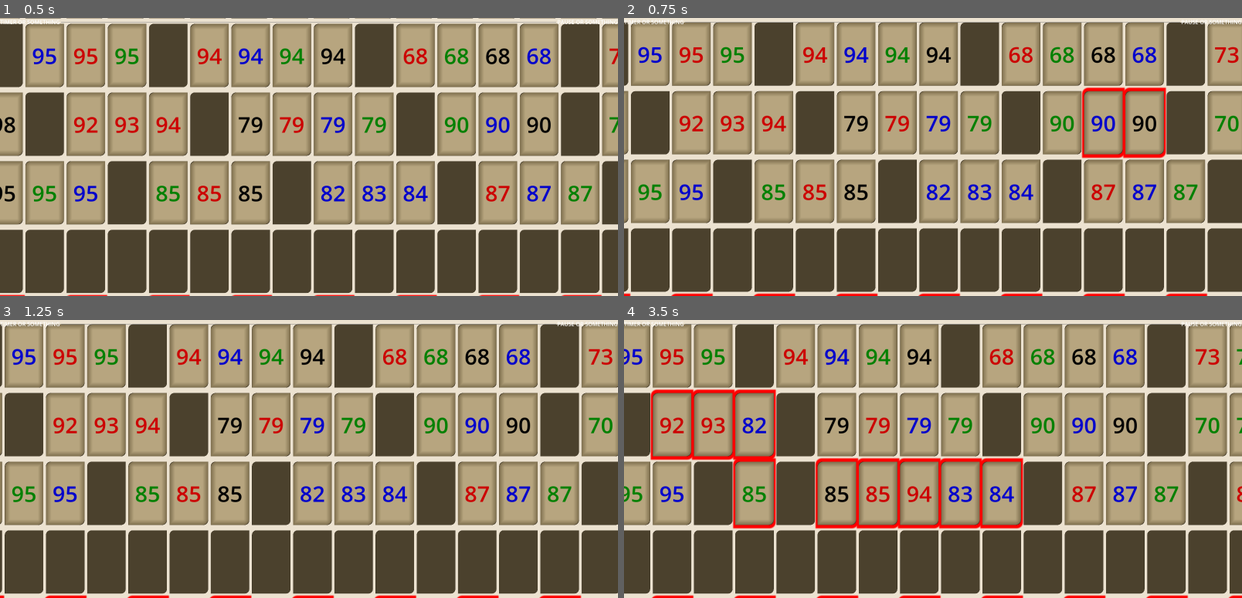
Above: before the commit, frames 1-4 (two rows, left to right).
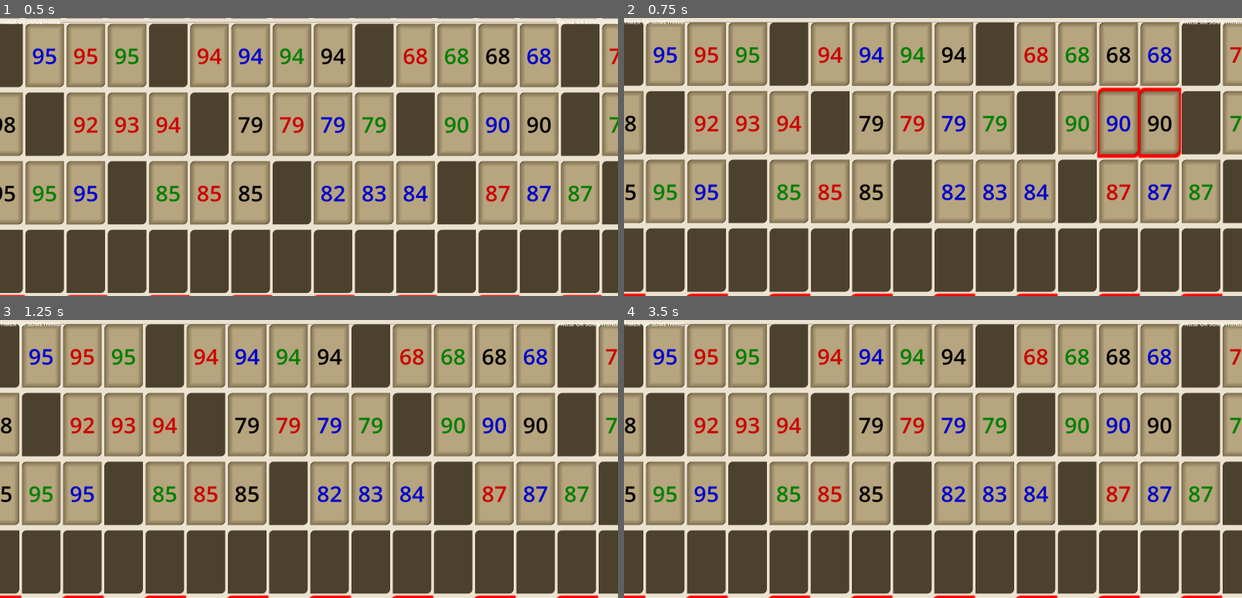
Above: after the commit, the same moments.

Repository: DaltonBaum/RummyCubed
Game: Godot game, scene res://scenes/game_board/game.tscn
Two runs of this game, one before a commit and one after it. Both use one fixed random seed, a clock stepped at 60 frames per second and the inputs below. This scene is started directly instead of the project's main scene.
Inputs (mouse positions are in pixels of both pictures, inside the frame that each line leads up to):
- Up to frame 1 (0.5 s): no input
- Up to frame 2 (0.75 s): tap Enter at 0.5 s; move the mouse to (1068, 143) at 0.52 s; hold D from 0.53 s (still down); click (1068, 143) at 0.67 s
- Up to frame 3 (1.25 s): keep holding D
- Up to frame 4 (3.5 s): release D at 1.25 s; drag from (809, 472) to (902, 514) at 1.27 s; move the mouse to (994, 397) at 2.02 s; hold D 2.03-2.75 s; click (994, 397) at 2.17 s; drag from (902, 514) to (747, 417) at 2.77 s

Frame 1 is identical in both runs. In frame 2, 38% of the frame differs, in the area x 0-100%, y 1-100%; in frame 3, 41%; in frame 4, 52%.

Commit message:
New camera code but currently not working like it did before. Will test it more

Diff:
--- a/scenes/game_board/game.tscn
+++ b/scenes/game_board/game.tscn
@@ -2,7 +2,51 @@
 
 [ext_resource type="Script" path="res://scenes/game_board/game.gd" id="1_41cbx"]
 [ext_resource type="PackedScene" uid="uid://dxu64ad742ahl" path="res://scenes/game_board/board.tscn" id="1_sxlji"]
-[ext_resource type="Script" path="res://scenes/game_board/game_camera_computer.gd" id="2_t2rl8"]
+
+[sub_resource type="GDScript" id="GDScript_vopb0"]
+script/source = "extends Camera2D
+
+# Called when the node enters the scene tree for the first time.
+func _ready() -> void:
+	pass # Replace with function body.
+
+# Called every frame. 'delta' is the elapsed time since the previous frame.
+func _process(delta: float) -> void:
+	if target and target_return_enabled and events.size() == 0:
+		position = position.lerp(get_node(target).position, target_return_rate)
+
+@export var target: NodePath
+@export var start_zoom: float = 1.0
+@export var max_zoom: float = 4.0
+@export var min_zoom: float = 0.5
+@export var zoom_speed: float = 0.9
+@export var zoom_sensitivity: float = 10.0
+@export var pan_speed: float = 50.0
+@export var target_return_enabled: bool = true
+@export var target_return_rate: float = 0.02
+
+var events = {}
+var last_drag_distance = 0.0
+
+func _unhandled_input(event: InputEvent) -> void:
+	if event is InputEventScreenTouch:
+		if event.pressed:
+			events[event.index] = event
+		else:
+			events.erase(event.index)
+
+	elif event is InputEventScreenDrag:
+		events[event.index] = event
+		if events.size() == 1:
+			position += event.relative.rotated(rotation) * zoom.x
+		elif events.size() == 2:
+			var drag_distance = events[0].position.distance_to(events[1].position)
+			if abs(drag_distance - last_drag_distance) > zoom_sensitivity:
+				var new_zoom = (1 + zoom_speed) if drag_distance < last_drag_distance else (1 - zoom_speed)
+				new_zoom = clamp(zoom.x * new_zoom, min_zoom, max_zoom)
+				zoom = Vector2(new_zoom, new_zoom)
+				last_drag_distance = drag_distance
+"
 
 [node name="Game" type="Node2D"]
 script = ExtResource("1_41cbx")
@@ -16,7 +60,8 @@
 unique_name_in_owner = true
 position_smoothing_enabled = true
 position_smoothing_speed = 10.0
-script = ExtResource("2_t2rl8")
+script = SubResource("GDScript_vopb0")
+target_return_enabled = false
 
 [node name="UI" type="CanvasLayer" parent="."]
 
--- a/scenes/game_board/game_camera_computer.gd
+++ b/scenes/game_board/game_camera_computer.gd
@@ -3,36 +3,86 @@
 # DO NOT COPY, ITS BAD
 # -------------------------
 
+#extends Camera2D
+
+#@export var start_zoom: float = 1
+#@export var max_zoom: float = 4
+#@export var min_zoom: float = 0.5
+#@export var zoom_speed: float = 0.9
+#
+#@export var pan_speed: float = 50.0
+#
+#func _ready() -> void:
+	#zoom = Vector2(start_zoom, start_zoom)
+#
+#func _input(event: InputEvent) -> void:
+	#if event is InputEventMouseButton and event.button_index == MOUSE_BUTTON_WHEEL_UP:
+		#var zoom_factor: float = zoom_speed * 1 * zoom.x
+		#zoom_factor = clamp(zoom_factor, min_zoom, max_zoom)
+		#zoom = Vector2(zoom_factor, zoom_factor)
+	#if event is InputEventMouseButton and event.button_index == MOUSE_BUTTON_WHEEL_DOWN:
+		#var zoom_factor: float = 1 * zoom.x / zoom_speed
+		#zoom_factor = clamp(zoom_factor, min_zoom, max_zoom)
+		#zoom = Vector2(zoom_factor, zoom_factor)
+	#
+	#if event is InputEventKey:
+		#if event.pressed:
+			#match event.physical_keycode:
+				#KEY_W:
+					#position -= Vector2(0, pan_speed) / zoom
+				#KEY_S:
+					#position -= Vector2(0, -pan_speed) / zoom
+				#KEY_A:
+					#position -= Vector2(pan_speed, 0) / zoom
+				#KEY_D:
+					#position -= Vector2(-pan_speed, 0) / zoom
+
 extends Camera2D
 
-@export var start_zoom: float = 1
-@export var max_zoom: float = 4
+@export var start_zoom: float = 1.0
+@export var max_zoom: float = 4.0
 @export var min_zoom: float = 0.5
 @export var zoom_speed: float = 0.9
-
+@export var zoom_sensitivity: float = 10.0
 @export var pan_speed: float = 50.0
 
+var events = {}
+var last_drag_distance = 0.0
+var debug_touch_active = false  # Enable this for simulated multi-touch testing in debug mode
+var debug_second_touch_offset = Vector2(100, 100)  # Offset for the simulated second touch point
+
+# Initialize zoom level when the camera is ready
 func _ready() -> void:
 	zoom = Vector2(start_zoom, start_zoom)
 
-func _input(event: InputEvent) -> void:
-	if event is InputEventMouseButton and event.button_index == MOUSE_BUTTON_WHEEL_UP:
-		var zoom_factor: float = zoom_speed * 1 * zoom.x
-		zoom_factor = clamp(zoom_factor, min_zoom, max_zoom)
-		zoom = Vector2(zoom_factor, zoom_factor)
-	if event is InputEventMouseButton and event.button_index == MOUSE_BUTTON_WHEEL_DOWN:
-		var zoom_factor: float = 1 * zoom.x / zoom_speed
-		zoom_factor = clamp(zoom_factor, min_zoom, max_zoom)
-		zoom = Vector2(zoom_factor, zoom_factor)
+# Handle panning and zooming based on touch or mouse input
+func _unhandled_input(event: InputEvent) -> void:
+	# Handle touch start or mouse click
+	if event is InputEventScreenTouch or (event is InputEventMouseButton and event.button_index == MOUSE_BUTTON_LEFT):
+		if event.pressed:
+			events[event.index] = event
+		else:
+			events.erase(event.index)
+			if events.size() < 2:
+				last_drag_distance = 0.0  # Reset distance when fewer than two points
 
-	if event is InputEventKey:
-		if event.pressed:
-			match event.physical_keycode:
-				KEY_W:
-					position -= Vector2(0, pan_speed) / zoom
-				KEY_S:
-					position -= Vector2(0, -pan_speed) / zoom
-				KEY_A:
-					position -= Vector2(pan_speed, 0) / zoom
-				KEY_D:
-					position -= Vector2(-pan_speed, 0) / zoom
+	# Handle touch drag or mouse motion for panning and zooming
+	elif event is InputEventScreenDrag or event is InputEventMouseMotion:
+		# Track the event position for panning and zooming
+		events[event.index] = event
+		if events.size() == 1:
+			position += event.relative.rotated(rotation) * zoom.x
+
+		# Simulate pinch-to-zoom if debug touch is active
+		elif events.size() == 2 or (debug_touch_active and events.size() == 1):
+			var touch_positions = events.values()
+			var first_touch = touch_positions[0].position
+			var second_touch = touch_positions[1].position if events.size() == 2 else first_touch + debug_second_touch_offset
+
+			# Calculate distance and adjust zoom based on the change
+			var current_distance = first_touch.distance_to(second_touch)
+			if abs(current_distance - last_drag_distance) > zoom_sensitivity:
+				var zoom_factor = (1 + zoom_speed) if current_distance < last_drag_distance else (1 - zoom_speed)
+				var new_zoom = clamp(zoom.x * zoom_factor, min_zoom, max_zoom)
+				zoom = Vector2(new_zoom, new_zoom)
+				last_drag_distance = current_distance  # Update last distance
Not shown, added: scenes/game_board/gam3EED.tmp
Not shown, added: scenes/game_board/gam9139.tmp
Not shown, added: scenes/game_board/gamA689.tmp
